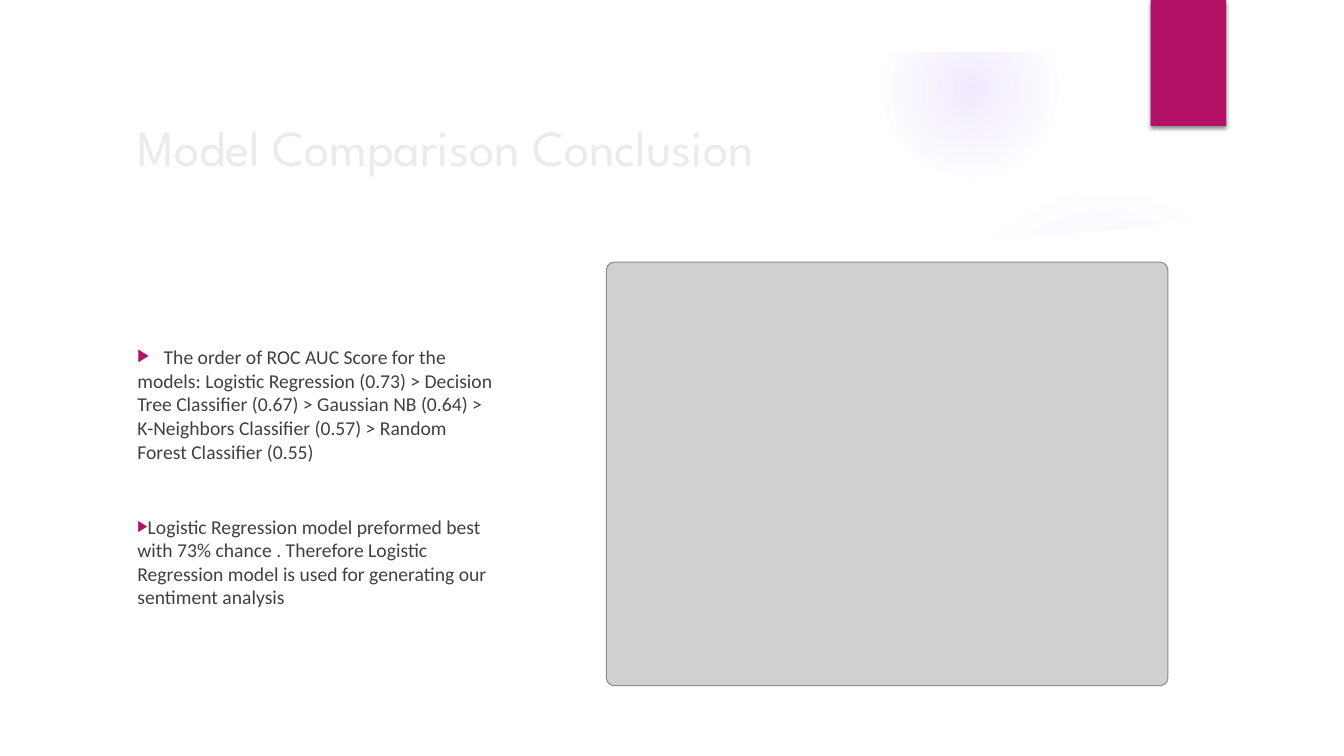
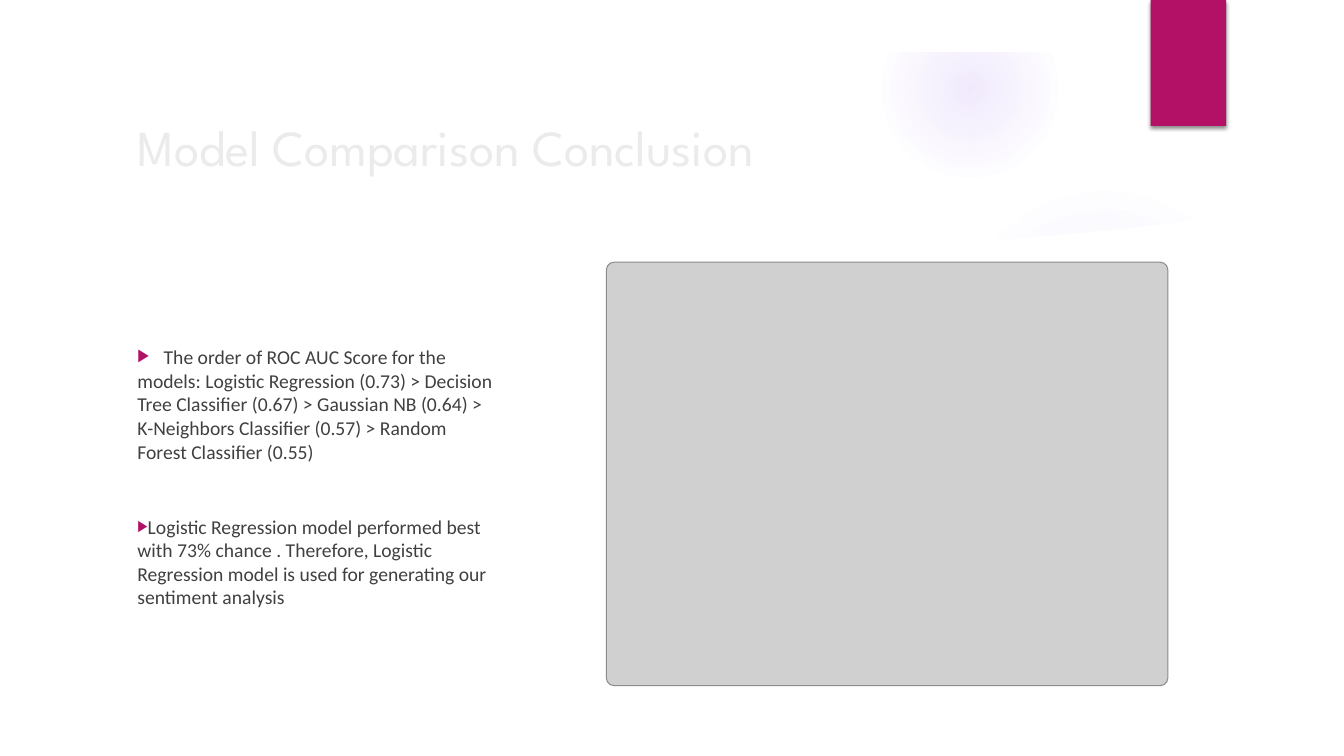
Before and after one commit to hyadav-x/cs410-groupx, a slide deck: slide 7 of CS410 - Text Information Systems - Final presentation.pptx. Drawn at 1344x756 pixels with LibreOffice and Linux fonts; fonts in the diff are those of the drawing; grey boxes stand for pictures; background and template pictures are left out. Boxes give left, top, right and bottom in pixels: in the first picture for what was removed or moved away, otherwise in the second. Text is boxed around its words. In the diff, an @@ line names an element or a change of style, - is before the commit and + after.

```diff
--- a/CS410 - Text Information Systems - Final presentation.pptx
+++ b/CS410 - Text Information Systems - Final presentation.pptx
@@ text at [137,520,486,607]: text changed @@
-▶ Logistic Regression model preformed best with 73% chance . Therefore Logistic Regression model is used for generating our sentiment analysis
+▶ Logistic Regression model performed best with 73% chance . Therefore, Logistic Regression model is used for generating our sentiment analysis
```
Also in this commit, not shown: 4 other slides changed, 1 slide added, 1 slide removed.
